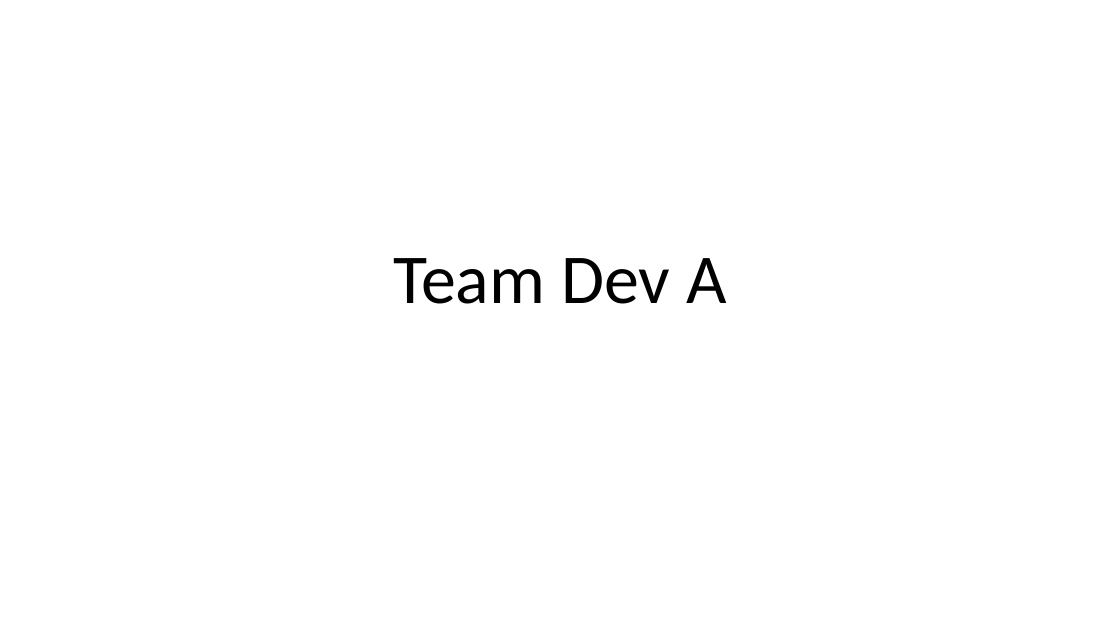
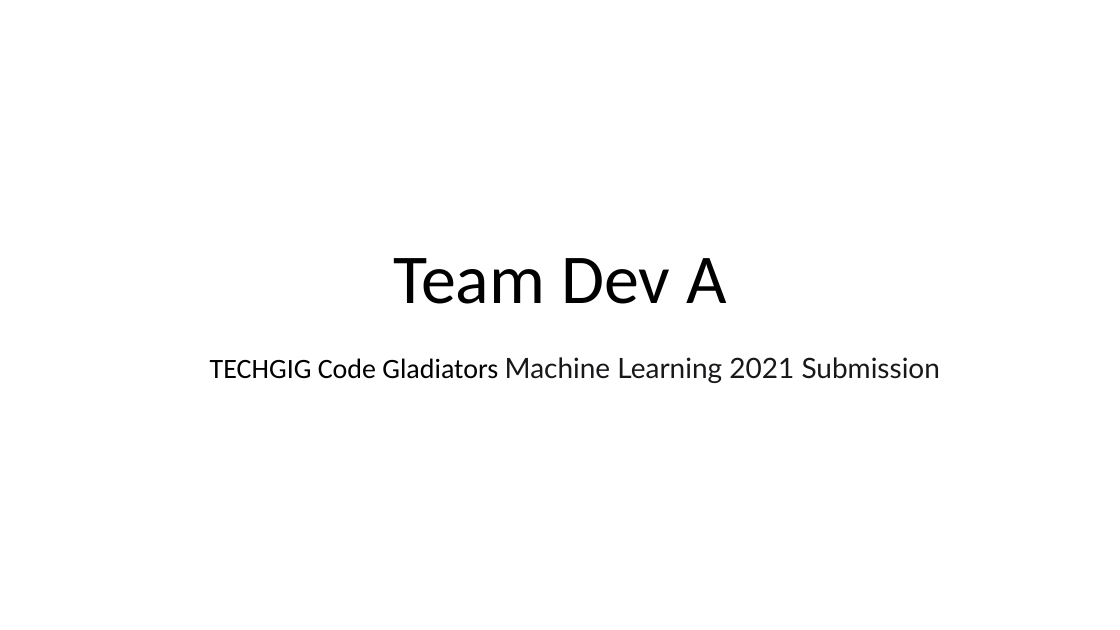
Before and after one commit to deva-git-hub/techgig-final, a slide deck: slide 1 of Team Dev A TechGig PPT.pptx. Drawn at 1120x630 pixels with LibreOffice and Linux fonts; fonts in the diff are those of the drawing. Boxes give left, top, right and bottom in pixels: in the first picture for what was removed or moved away, otherwise in the second. Text is boxed around its words. In the diff, an @@ line names an element or a change of style, - is before the commit and + after.

```diff
--- a/Team Dev A TechGig PPT.pptx
+++ b/Team Dev A TechGig PPT.pptx
@@ subtitle added at (210, 357, 940, 383), 24 pt, text #19171A @@
+TECHGIG Code Gladiators Machine Learning 2021 Submission
```
Also in this commit, not shown: 1 other slide changed.
